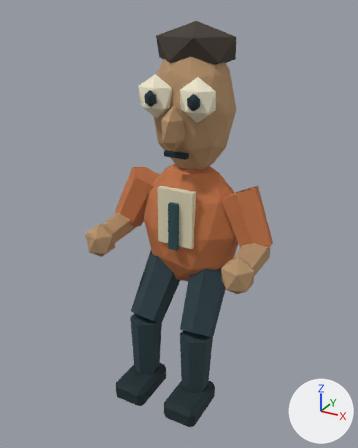
One commit to the glTF model public/models/analyst.glb: the scene before it, then after it.
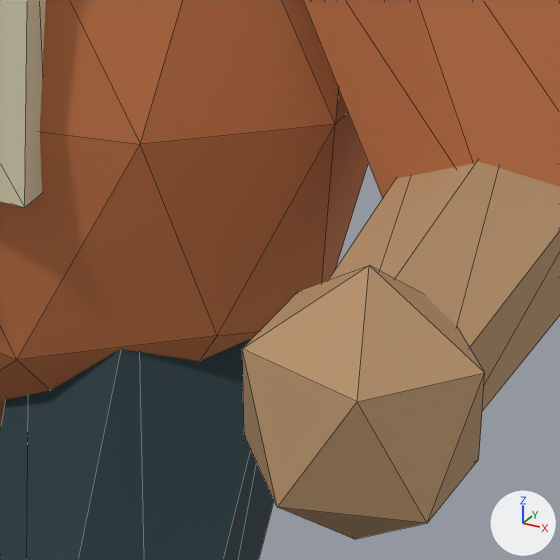
Each version is shown whole from a camera (50 mm lens) standing at (1.143, -2.224, 2.092) and looking at (-0.008, -0.13, 1.045), then close up on the part from 53% to 74% of the width and 49% to 66% of the height. The axes (+X, +Y, +Z) are drawn at lower right. The lights are the same throughout. The last two pictures show the newer version. The close-ups show mesh edges as thin lines. Vertices at exactly the same position are counted once.

Script lines for the objects in view, before the commit:
```python
me_icosphere = bpy.data.meshes.new('Icosphere')
me_icosphere.from_pydata(...)  # 348 vertices, 604 faces; spans x -0.48..0.48, y -0.46..0.19, z 0.02..2.03
me_icosphere.materials.append(mat_vertexpalette)
ob_analyst = bpy.data.objects.new('Analyst', me_icosphere)
ob_analyst.location = (0.0, 0.0, 0.0)
```
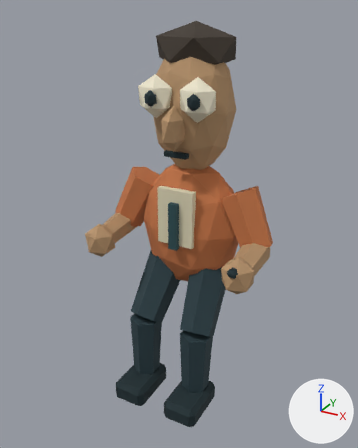
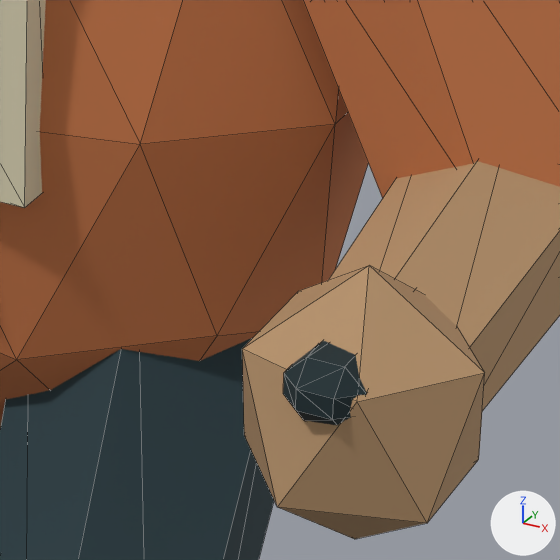
Edits to the scene script, one JSON object a line:
```json
{"block": "me_icosphere", "where": "# used by ob_analyst; location = (0.0, 0.0, 0.0)"}
{"op": "remove", "block": "me_icosphere", "code": "me_icosphere.from_pydata(...)  # 348 vertices, 604 faces; spans x -0.48..0.48, y -0.46..0.19, z 0.02..2.03"}
{"op": "add", "block": "me_icosphere", "code": "me_icosphere.from_pydata(...)  # 372 vertices, 648 faces; spans x -0.48..0.48, y -0.46..0.19, z 0.02..2.03"}
{"block": "me_icosphere", "change": "me_icosphere part 1: the loose piece of 24 vertices spanning x 0.07..0.26, y -0.46..-0.16, z 0.02..0.14 is copied, and the copy is scaled about its middle by (0.232, 0.526, 0.31), then moved by (0.24, 0.01, 0.89); it spans x 0.37..0.43, y -0.38..-0.22, z 0.95..0.99"}
```

Location of each change, [x1, y1, x2, y2] in pixels of the close-ups (560 x 560 px):
```json
{"part": 1, "of": "me_icosphere", "change": "added", "after": [283, 341, 367, 425]}
```
